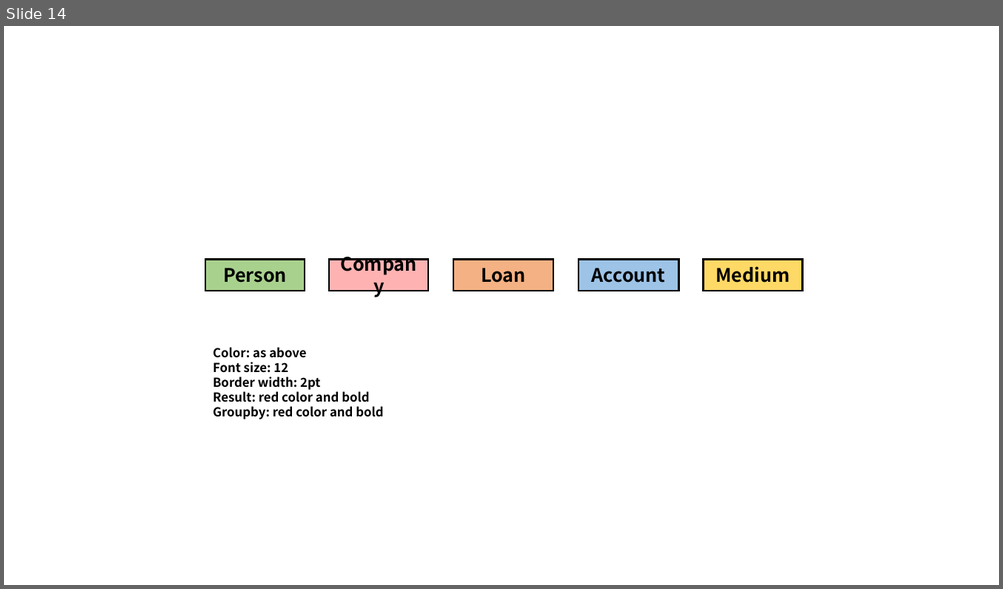
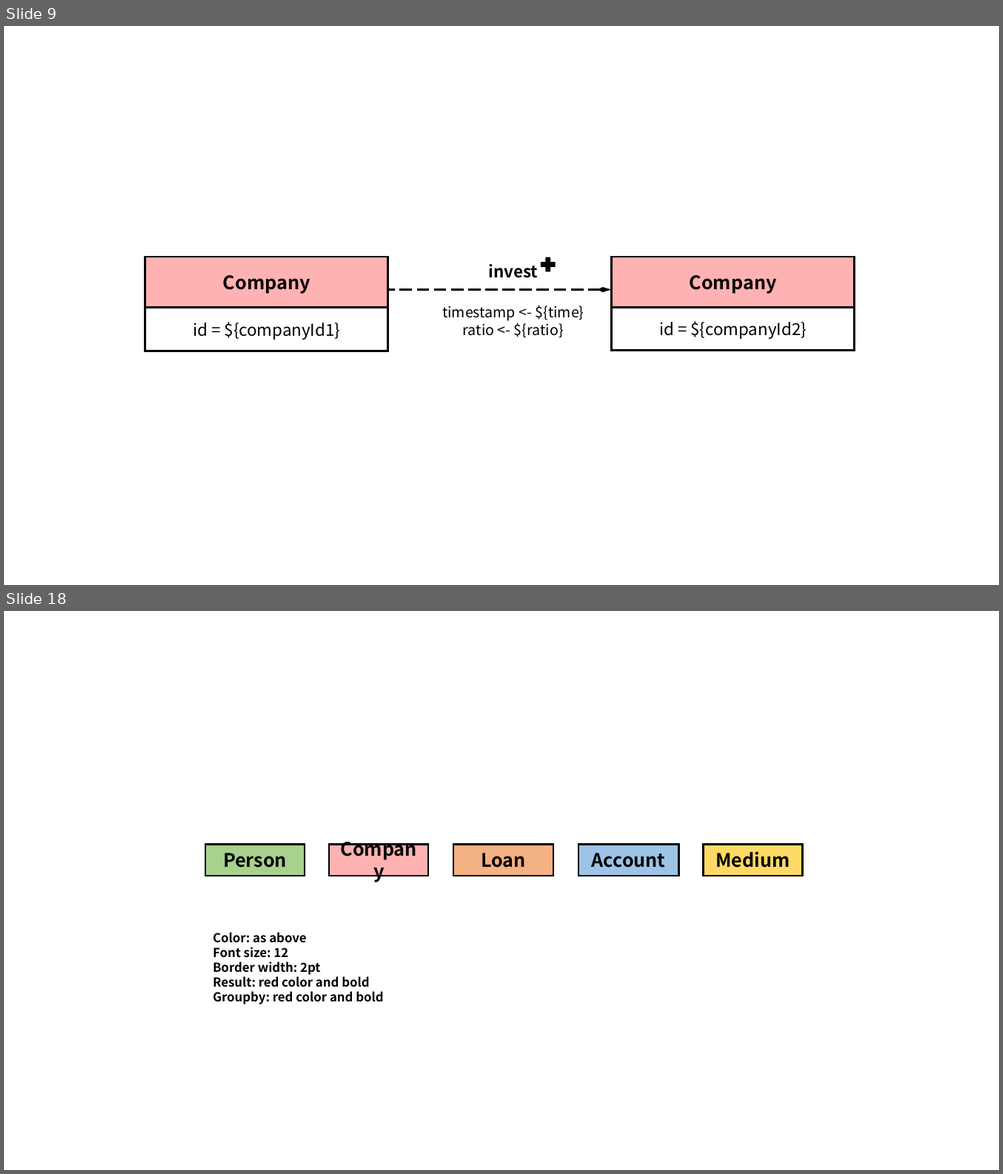
Before and after one commit to ldbc/ldbc_finbench_docs, a slide deck: patterns/transaction-write.pptx. Shown one above the other, each under a label of ours: slide 14 before the commit, slides 9 and 18 after it; the slides between them are not shown. The pictures are 1003x589 and 1003x1174 pixels, drawn with LibreOffice and Linux fonts; fonts in the diff are those of the drawing. Boxes give left, top, right and bottom in pixels: in the first picture for what was removed or moved away, otherwise in the second. Text is boxed around its words. In the diff, an @@ line names an element or a change of style, - is before the commit and + after.

```diff
--- a/patterns/transaction-write.pptx
+++ b/patterns/transaction-write.pptx
@@ slide 9 added at (x1=4, y1=26, x2=999, y2=585), background #FFFFFF @@
@@ rectangle added at (x1=145, y1=258, x2=388, y2=308), fill #FF0000 at 30% opacity, outline #000000 2 pt, 18 pt, text #000000, bold @@
+Company
@@ text added at (x1=488, y1=264, x2=538, y2=278), 16 pt, text #000000, bold @@
+invest
@@ plus added at (x1=540, y1=258, x2=555, y2=272), fill #000000 @@
@@ rectangle added at (x1=612, y1=258, x2=854, y2=308), fill #FF0000 at 30% opacity, outline #000000 2 pt, 18 pt, text #000000, bold @@
+Company
@@ arrow added from (388, 290) to (612, 290), #000000 1.5 pt dashed @@
@@ rectangle added at (x1=145, y1=308, x2=388, y2=352), outline #000000 2 pt, 16 pt, text #000000 @@
+id = ${companyId1}
@@ text added at (x1=442, y1=305, x2=584, y2=338), 14 pt, text #000000 @@
+timestamp <- ${time}
+ratio <- ${ratio}
@@ rectangle added at (x1=612, y1=308, x2=854, y2=352), outline #000000 2 pt, 16 pt, text #000000 @@
+id = ${companyId2}
@@ what was slide 14 is now slide 18 @@
```
Also in this commit, not shown: 12 slides changed, 4 other slides added, 1 slide removed, 17 other files.
